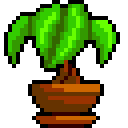
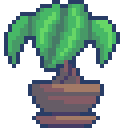
Layered file, before and after one edit (128x128). Changes by layer:
added layer "Calque 6" (40%) above "Calque 2" over [4, 0, 120, 128]
